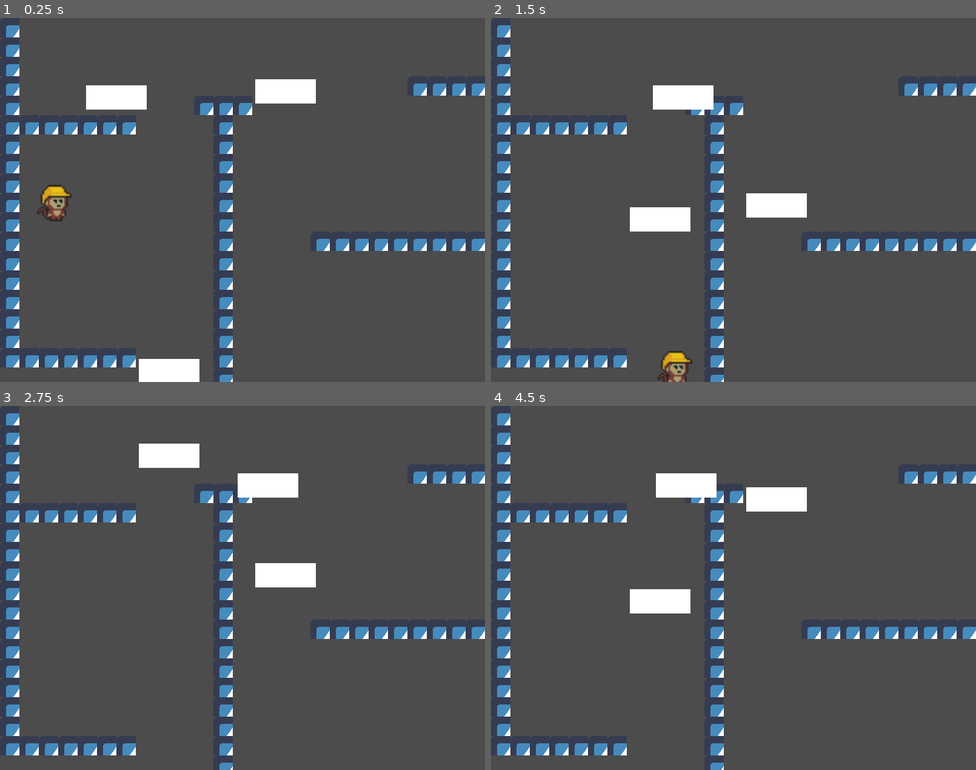
Above: before the commit, frames 1-4 (two rows, left to right).
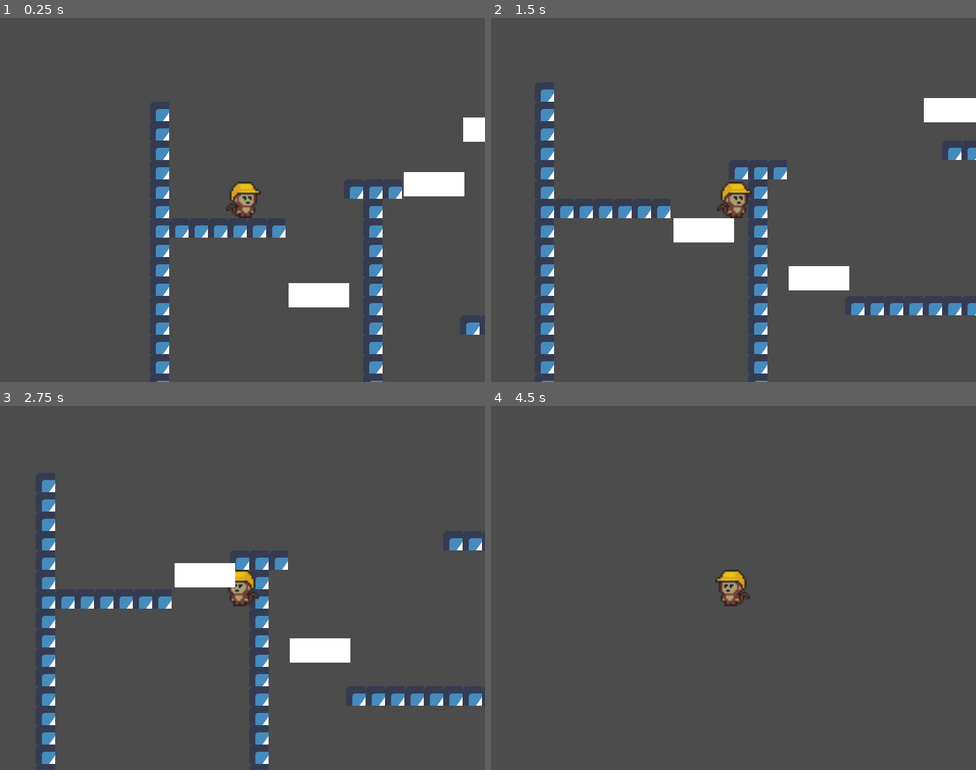
Above: after the commit, the same moments.

Repository: isacben/monkeying-around
Game: Godot game, scene res://Main.tscn
Same seed, same stepped clock (60 frames per second), same inputs: the game is played once before the commit and once after it. The engine's default icon, where the game draws it, is replaced by a stand-in: a white triangle on a blue panel in a dark square.
Inputs:
- Up to frame 1 (0.25 s): no input
- Up to frame 2 (1.5 s): hold Right (ui_right) from 0.53 s (still down)
- Up to frame 3 (2.75 s): release Right (ui_right) at 2.03 s; hold Left (ui_left) from 2.03 s (still down)
- Up to frame 4 (4.5 s): release Left (ui_left) at 2.78 s; hold Right (ui_right) 2.78-4.28 s; hold Left (ui_left) from 4.28 s (still down)

The runs differ from the first frame. In frame 1, 14% of the frame differs, in the area x 1-100%, y 2-100%; in frame 2, 14%; in frame 3, 13%; in frame 4, 8.3%.

Commit message:
Added a camera to follow the player

Diff:
--- a/Main.tscn
+++ b/Main.tscn
@@ -36,22 +36,25 @@
 tile_set = SubResource( 2 )
 cell_size = Vector2( 32, 32 )
 format = 1
-tile_data = PoolIntArray( 0, 0, 0, 65536, 0, 0, 131072, 0, 0 …(106 unchanged characters)… , 0, 0, 262156, 0, 0, 327680, 0, 0, 327681, 0, 0, 327682, 0, 0, 327683, 0, 0, 327684, 0, 0, 327685, 0, 0, 327686, 0, 0, 327691, 0, 0, 393216, 0, 0, 393227, 0, 0, 458752, 0, 0, 4587 …(525 unchanged characters)…
+tile_data = PoolIntArray( 0, 0, 0, 65536, 0, 0, 131072, 0, 0 …(106 unchanged characters)… , 0, 0, 262156, 0, 0, 327680, 0, 0, 327691, 0, 0, 393216, 0, 0, 393217, 0, 0, 393218, 0, 0, 393219, 0, 0, 393220, 0, 0, 393221, 0, 0, 393222, 0, 0, 393227, 0, 0, 458752, 0, 0, 4587 …(525 unchanged characters)…
 
 [node name="Player" parent="." instance=ExtResource( 2 )]
-position = Vector2( 88, 259 )
+position = Vector2( 153, 156 )
+
+[node name="Camera2D" type="Camera2D" parent="Player"]
+current = true
 
 [node name="Platform" parent="." instance=ExtResource( 3 )]
-position = Vector2( 229, 609 )
-duration = 3.0
-move_to = Vector2( 0, -600 )
+position = Vector2( 229, 313 )
+duration = 5.0
+move_to = Vector2( 0, -300 )
 
 [node name="Platform2" parent="." instance=ExtResource( 3 )]
-position = Vector2( 119, 111 )
+position = Vector2( 494, 26 )
 duration = 3.0
 move_to = Vector2( 300, 0 )
 
 [node name="Platform3" parent="." instance=ExtResource( 3 )]
-position = Vector2( 421, 66 )
+position = Vector2( 419, 81 )
 duration = 2.0
 move_to = Vector2( 0, 300 )
--- a/Player.gd
+++ b/Player.gd
@@ -1,7 +1,7 @@
 extends KinematicBody2D
 
 
-export var GRAVITY : float = 45
+export var GRAVITY : float = 35
 export var ACC : float = 20
 export var MAX_SPEED : float = 250
 
@@ -25,14 +25,9 @@
 	else:
 		velocity.x = lerp(velocity.x, 0, 0.2)
 
-	velocity.y = max(velocity.y + ACC, GRAVITY)
+	velocity.y = max(velocity.y + 25, GRAVITY)
+	velocity = move_and_slide(velocity, Vector2.UP)
 
-	var snap_vector = Vector2(0, 30)
-	velocity = move_and_slide(
-		velocity,
-		Vector2.UP)
 
-	#move_and_collide(velocity * delta, true)
-
-	if is_on_floor() or is_on_ceiling():
+	if is_on_floor():
 		velocity.y = 0
Not shown, changed: README.md
